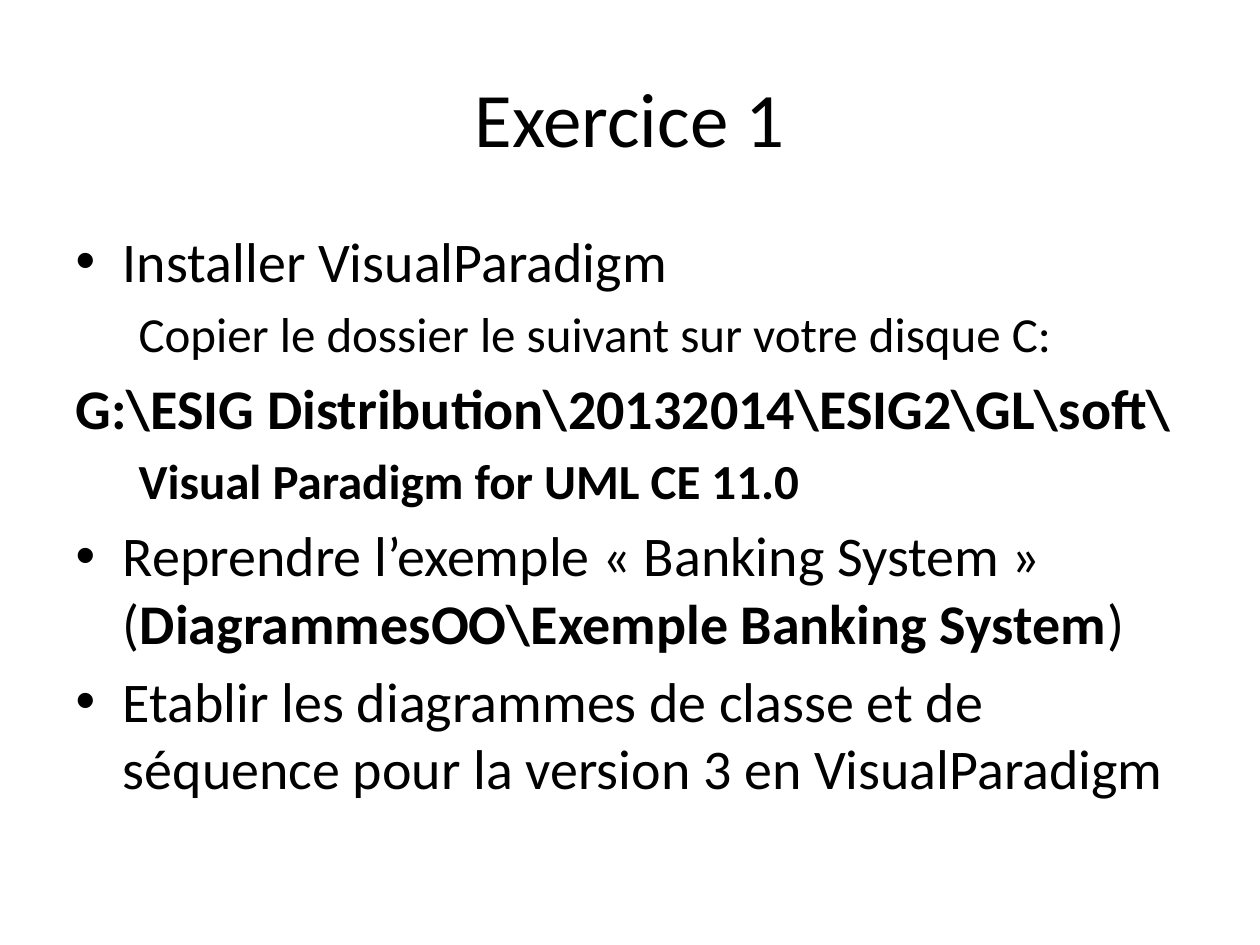
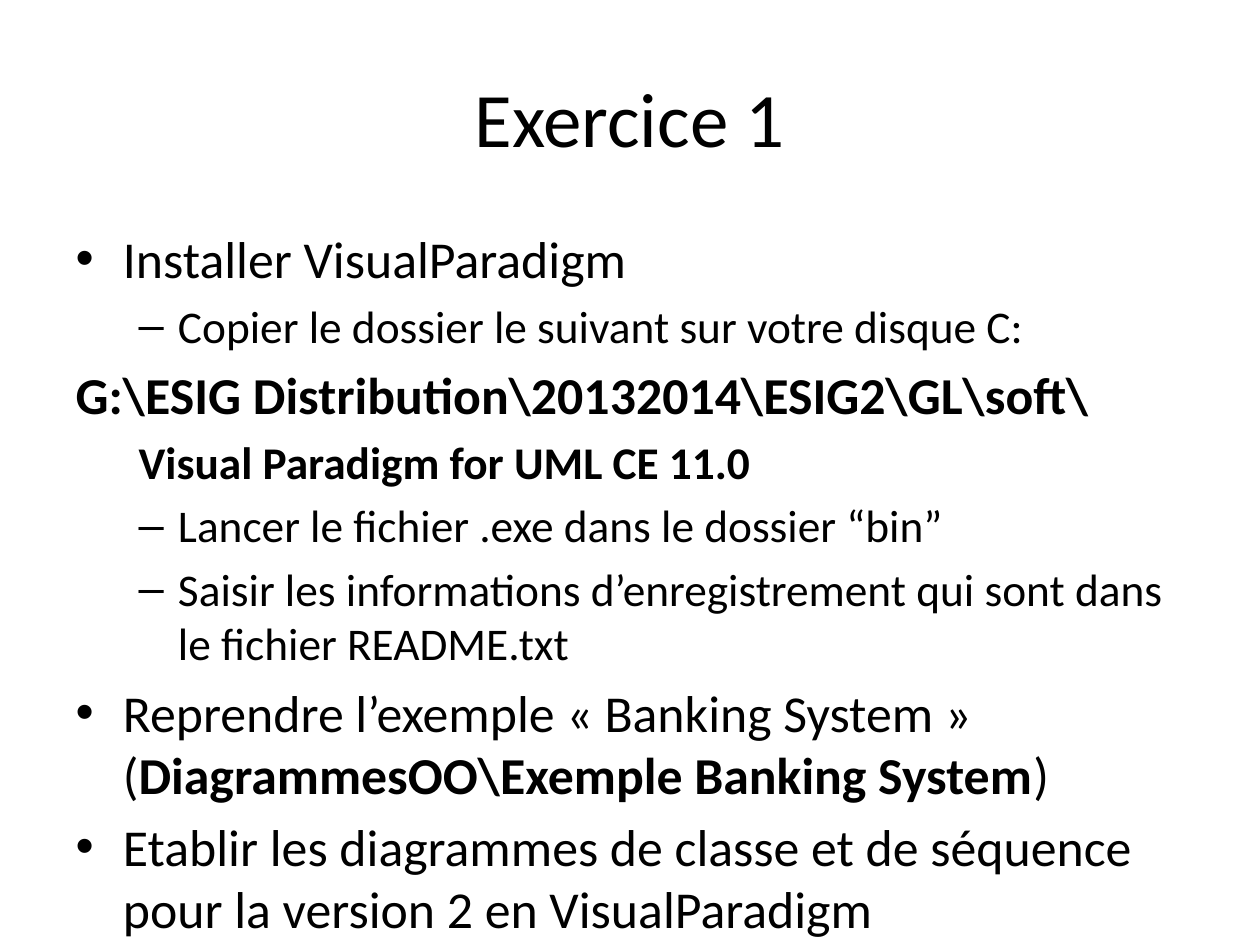
Before and after one commit to profesig/exosOO, a slide deck: slide 9 of Diagramme de séquence/L1- Concepts de base/L1 - Concepts de base.pptx. Drawn at 1260x945 pixels with LibreOffice and Linux fonts; fonts in the diff are those of the drawing. Boxes give left, top, right and bottom in pixels: in the first picture for what was removed or moved away, otherwise in the second. Text is boxed around its words. In the diff, an @@ line names an element or a change of style, - is before the commit and + after.

```diff
--- a/Diagramme de séquence/L1- Concepts de base/L1 - Concepts de base.pptx
+++ b/Diagramme de séquence/L1- Concepts de base/L1 - Concepts de base.pptx
@@ text at <box>76,242,1089,803</box>: size 32 to 29.6 pt in "Installer VisualParadigm", "G:\ESIG Distribution\20132014\ESIG2\GL\soft\", "Reprendre l’exemple « Banking System » (DiagrammesOO\Exemple ..."; size 28 to 25.9 pt in "Copier le dossier le suivant sur votre ...", "Visual Paradigm for UML CE 11.0"; bullet none to – @@
@@ text at <box>178,509,1162,661</box>: paragraphs added @@
+  – Lancer le fichier .exe dans le dossier “bin”
+  – Saisir les informations d’enregistrement qui sont dans le fichier README.txt
@@ text at <box>123,830,1131,937</box>: text changed; size 32 to 29.6 pt @@
-• Etablir les diagrammes de classe et de séquence pour la version 3 en VisualParadigm
+• Etablir les diagrammes de classe et de séquence pour la version 2 en VisualParadigm
```
Also in this commit, not shown: 1 slide added.
